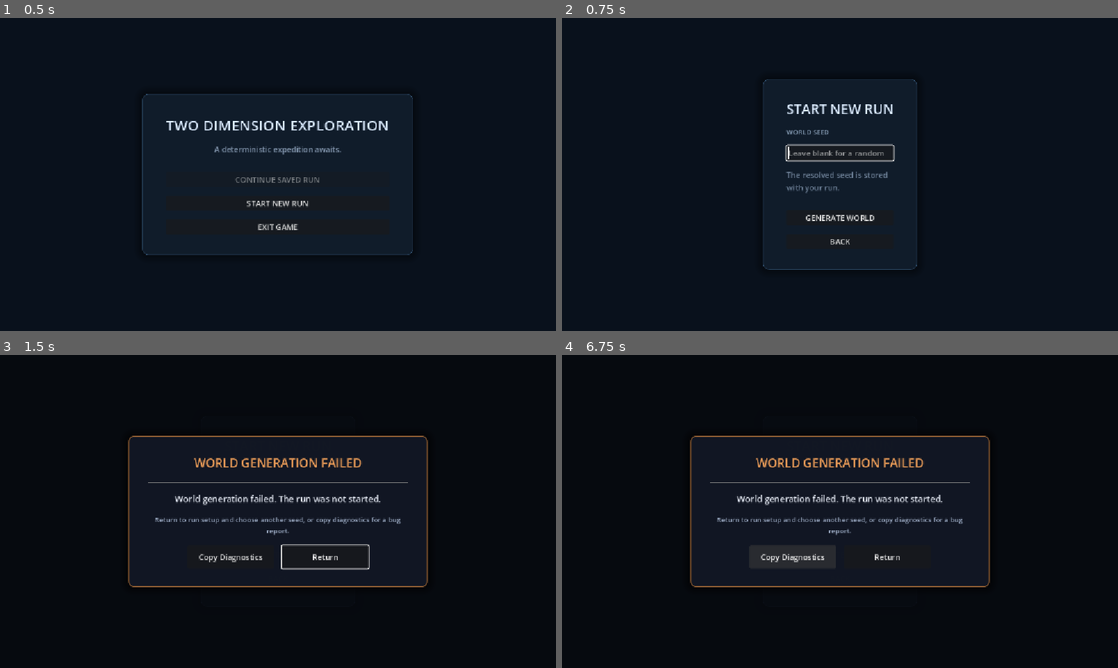
Above: before the commit, frames 1-4 (two rows, left to right).
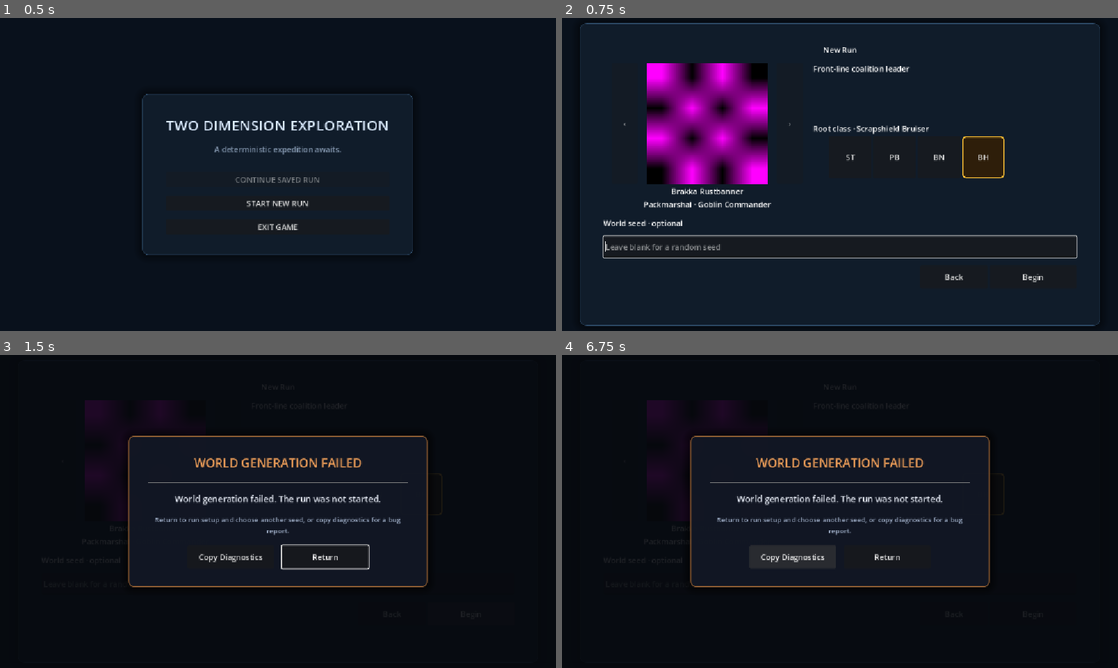
Above: after the commit, the same moments.

Repository: Poostaq/two-dimensional-experiment
Game: Godot game, scene res://Scenes/world_run_start.tscn
Same seed, same stepped clock (60 frames per second), same inputs: the game is played once before the commit and once after it. The engine's default icon, where the game draws it, is replaced by a stand-in: a white triangle on a blue panel in a dark square.
Inputs (mouse positions are in pixels of both pictures, inside the frame that each line leads up to):
- Up to frame 1 (0.5 s): no input
- Up to frame 2 (0.75 s): click "START NEW RUN" at 0.5 s
- Up to frame 3 (1.5 s): click "GENERATE WORLD" (after the commit: "Begin") at 1.25 s
- Up to frame 4 (6.75 s): click (851, 492) at 2 s, where only the run after the commit has a clickable "ST"; click "BACK" (after the commit: "Back") at 2.75 s; click (895, 492) at 3.5 s, where only the run after the commit has a clickable "PB"; click (940, 492) at 4.25 s, where only the run after the commit has a clickable "BN"; click (984, 492) at 5 s, where only the run after the commit has a clickable "BH"; click "GENERATE WORLD" (after the commit: "Begin") at 5.75 s; click "Copy Diagnostics" at 6.5 s

Frame 1 is identical in both runs. In frame 2, 14% of the frame differs, in the area x 3-97%, y 1-99%; in frame 3, 0.2%; in frame 4, 0.2%.

Commit message:
feat: add Brakka new-run selection screen

Diff:
--- a/Scenes/world_run_start.tscn
+++ b/Scenes/world_run_start.tscn
@@ -30,6 +30,20 @@
 shadow_color = Color(0, 0, 0, 0.4)
 shadow_size = 18
 
+[sub_resource type="GradientTexture2D" id="GradientTexture2D_fupo4"]
+
+[sub_resource type="StyleBoxFlat" id="StyleBoxFlat_slwwx"]
+bg_color = Color(0.18, 0.12, 0.04, 1)
+border_width_left = 3
+border_width_top = 3
+border_width_right = 3
+border_width_bottom = 3
+border_color = Color(0.95, 0.72, 0.2, 1)
+corner_radius_top_left = 8
+corner_radius_top_right = 8
+corner_radius_bottom_right = 8
+corner_radius_bottom_left = 8
+
 [sub_resource type="StyleBoxFlat" id="StyleBoxFlat_kfx8h"]
 bg_color = Color(0.09411765, 0.13333334, 0.19215687, 1)
 border_width_left = 1
@@ -143,46 +157,136 @@
 theme_override_constants/margin_bottom = 42
 
 [node name="NewRunContent" type="VBoxContainer" parent="NewRunCenter/NewRunScreen/NewRunMargin" unique_id=1809188953]
-layout_mode = 2
-theme_override_constants/separation = 18
-
-[node name="NewRunTitle" type="Label" parent="NewRunCenter/NewRunScreen/NewRunMargin/NewRunContent" unique_id=1830517438]
-layout_mode = 2
-theme_override_colors/font_color = Color(0.8627451, 0.9254902, 1, 1)
-theme_override_font_sizes/font_size = 28
-text = "START NEW RUN"
-horizontal_alignment = 1
-
-[node name="SeedLabel" type="Label" parent="NewRunCenter/NewRunScreen/NewRunMargin/NewRunContent" unique_id=629032007]
-layout_mode = 2
-theme_override_colors/font_color = Color(0.5647059, 0.654902, 0.7529412, 1)
-theme_override_font_sizes/font_size = 14
-text = "WORLD SEED"
-
-[node name="SeedInput" type="LineEdit" parent="NewRunCenter/NewRunScreen/NewRunMargin/NewRunContent" unique_id=766796348]
-unique_name_in_owner = true
-layout_mode = 2
-placeholder_text = "Leave blank for a random world"
-clear_button_enabled = true
-
-[node name="SeedHint" type="Label" parent="NewRunCenter/NewRunScreen/NewRunMargin/NewRunContent" unique_id=2091054211]
-layout_mode = 2
-theme_override_colors/font_color = Color(0.43529412, 0.50980395, 0.6, 1)
-text = "The resolved seed is stored with your run."
+custom_minimum_size = Vector2(980, 540)
+layout_mode = 2
+theme_override_constants/separation = 16
+
+[node name="NewRunTitle" type="Label" parent="NewRunCenter/NewRunScreen/NewRunMargin/NewRunContent" unique_id=433828123]
+layout_mode = 2
+text = "New Run"
+horizontal_alignment = 1
+
+[node name="CommanderColumns" type="HBoxContainer" parent="NewRunCenter/NewRunScreen/NewRunMargin/NewRunContent" unique_id=2063974457]
+layout_mode = 2
+
+[node name="CommanderPortraitColumn" type="VBoxContainer" parent="NewRunCenter/NewRunScreen/NewRunMargin/NewRunContent/CommanderColumns" unique_id=2146278562]
+custom_minimum_size = Vector2(430, 0)
+layout_mode = 2
+
+[node name="CommanderCarousel" type="HBoxContainer" parent="NewRunCenter/NewRunScreen/NewRunMargin/NewRunContent/CommanderColumns/CommanderPortraitColumn" unique_id=942283266]
+layout_mode = 2
+alignment = 1
+
+[node name="PreviousCommanderButton" type="Button" parent="NewRunCenter/NewRunScreen/NewRunMargin/NewRunContent/CommanderColumns/CommanderPortraitColumn/CommanderCarousel" unique_id=1780223611]
+unique_name_in_owner = true
+custom_minimum_size = Vector2(54, 250)
+layout_mode = 2
+disabled = true
+text = "‹"
+
+[node name="CommanderPortrait" type="TextureRect" parent="NewRunCenter/NewRunScreen/NewRunMargin/NewRunContent/CommanderColumns/CommanderPortraitColumn/CommanderCarousel" unique_id=1401115145]
+unique_name_in_owner = true
+custom_minimum_size = Vector2(280, 250)
+layout_mode = 2
+tooltip_text = "Brakka Rustbanner portrait placeholder"
+texture = SubResource("GradientTexture2D_fupo4")
+expand_mode = 1
+stretch_mode = 5
+
+[node name="NextCommanderButton" type="Button" parent="NewRunCenter/NewRunScreen/NewRunMargin/NewRunContent/CommanderColumns/CommanderPortraitColumn/CommanderCarousel" unique_id=2002342925]
+unique_name_in_owner = true
+custom_minimum_size = Vector2(54, 250)
+layout_mode = 2
+disabled = true
+text = "›"
+
+[node name="CommanderNameLabel" type="Label" parent="NewRunCenter/NewRunScreen/NewRunMargin/NewRunContent/CommanderColumns/CommanderPortraitColumn" unique_id=501923162]
+unique_name_in_owner = true
+layout_mode = 2
+text = "Brakka Rustbanner"
+horizontal_alignment = 1
+
+[node name="CommanderTitleLabel" type="Label" parent="NewRunCenter/NewRunScreen/NewRunMargin/NewRunContent/CommanderColumns/CommanderPortraitColumn" unique_id=478493061]
+unique_name_in_owner = true
+layout_mode = 2
+text = "Packmarshal · Goblin Commander"
+horizontal_alignment = 1
+
+[node name="CommanderDetailsColumn" type="VBoxContainer" parent="NewRunCenter/NewRunScreen/NewRunMargin/NewRunContent/CommanderColumns" unique_id=670965883]
+custom_minimum_size = Vector2(430, 0)
+layout_mode = 2
+
+[node name="CommanderSummaryLabel" type="Label" parent="NewRunCenter/NewRunScreen/NewRunMargin/NewRunContent/CommanderColumns/CommanderDetailsColumn" unique_id=2133025567]
+unique_name_in_owner = true
+custom_minimum_size = Vector2(430, 120)
+layout_mode = 2
+text = "Commander details"
 autowrap_mode = 2
 
-[node name="SeedSpacer" type="Control" parent="NewRunCenter/NewRunScreen/NewRunMargin/NewRunContent" unique_id=432435744]
-layout_mode = 2
-
-[node name="StartButton" type="Button" parent="NewRunCenter/NewRunScreen/NewRunMargin/NewRunContent" unique_id=22799963]
-unique_name_in_owner = true
-layout_mode = 2
-text = "GENERATE WORLD"
-
-[node name="BackButton" type="Button" parent="NewRunCenter/NewRunScreen/NewRunMargin/NewRunContent" unique_id=1691449921]
-unique_name_in_owner = true
-layout_mode = 2
-text = "BACK"
+[node name="CommanderRootClassLabel" type="Label" parent="NewRunCenter/NewRunScreen/NewRunMargin/NewRunContent/CommanderColumns/CommanderDetailsColumn" unique_id=174742041]
+unique_name_in_owner = true
+layout_mode = 2
+text = "Root class"
+autowrap_mode = 2
+
+[node name="CommanderSkills" type="HBoxContainer" parent="NewRunCenter/NewRunScreen/NewRunMargin/NewRunContent/CommanderColumns/CommanderDetailsColumn" unique_id=753514882]
+layout_mode = 2
+alignment = 1
+
+[node name="CommanderSkill0" type="Button" parent="NewRunCenter/NewRunScreen/NewRunMargin/NewRunContent/CommanderColumns/CommanderDetailsColumn/CommanderSkills" unique_id=2107590647]
+unique_name_in_owner = true
+custom_minimum_size = Vector2(88, 88)
+layout_mode = 2
+tooltip_text = "Shield Tap"
+text = "ST"
+
+[node name="CommanderSkill1" type="Button" parent="NewRunCenter/NewRunScreen/NewRunMargin/NewRunContent/CommanderColumns/CommanderDetailsColumn/CommanderSkills" unique_id=734834760]
+unique_name_in_owner = true
+custom_minimum_size = Vector2(88, 88)
+layout_mode = 2
+tooltip_text = "Pack Brace"
+text = "PB"
+
+[node name="CommanderSkill2" type="Button" parent="NewRunCenter/NewRunScreen/NewRunMargin/NewRunContent/CommanderColumns/CommanderDetailsColumn/CommanderSkills" unique_id=1763306320]
+unique_name_in_owner = true
+custom_minimum_size = Vector2(88, 88)
+layout_mode = 2
+tooltip_text = "Banner Nudge"
+text = "BN"
+
+[node name="CommanderSkill3" type="Button" parent="NewRunCenter/NewRunScreen/NewRunMargin/NewRunContent/CommanderColumns/CommanderDetailsColumn/CommanderSkills" unique_id=164937252]
+unique_name_in_owner = true
+custom_minimum_size = Vector2(88, 88)
+layout_mode = 2
+tooltip_text = "Banner Holder"
+theme_override_styles/normal = SubResource("StyleBoxFlat_slwwx")
+text = "BH"
+
+[node name="SeedLabel" type="Label" parent="NewRunCenter/NewRunScreen/NewRunMargin/NewRunContent" unique_id=896854935]
+layout_mode = 2
+text = "World seed · optional"
+
+[node name="SeedInput" type="LineEdit" parent="NewRunCenter/NewRunScreen/NewRunMargin/NewRunContent" unique_id=1924172961]
+unique_name_in_owner = true
+custom_minimum_size = Vector2(0, 44)
+layout_mode = 2
+placeholder_text = "Leave blank for a random seed"
+
+[node name="NewRunActions" type="HBoxContainer" parent="NewRunCenter/NewRunScreen/NewRunMargin/NewRunContent" unique_id=295002313]
+layout_mode = 2
+alignment = 2
+
+[node name="BackButton" type="Button" parent="NewRunCenter/NewRunScreen/NewRunMargin/NewRunContent/NewRunActions" unique_id=28331010]
+unique_name_in_owner = true
+custom_minimum_size = Vector2(140, 48)
+layout_mode = 2
+text = "Back"
+
+[node name="BeginButton" type="Button" parent="NewRunCenter/NewRunScreen/NewRunMargin/NewRunContent/NewRunActions" unique_id=512324735]
+unique_name_in_owner = true
+custom_minimum_size = Vector2(180, 48)
+layout_mode = 2
+text = "Begin"
 
 [node name="OverwriteDimmer" type="ColorRect" parent="." unique_id=1290756472]
 visible = false
--- a/Scripts/Run/world_production_launcher.gd
+++ b/Scripts/Run/world_production_launcher.gd
@@ -46,8 +46,21 @@
 @onready var _start_new_run_button: Button = %StartNewRunButton
 @onready var _exit_button: Button = %ExitButton
 @onready var _seed_input: LineEdit = %SeedInput
-@onready var _start_button: Button = %StartButton
+@onready var _begin_button: Button = %BeginButton
 @onready var _back_button: Button = %BackButton
+@onready var _previous_commander_button: Button = %PreviousCommanderButton
+@onready var _next_commander_button: Button = %NextCommanderButton
+@onready var _commander_portrait: TextureRect = %CommanderPortrait
+@onready var _commander_name_label: Label = %CommanderNameLabel
+@onready var _commander_title_label: Label = %CommanderTitleLabel
+@onready var _commander_summary_label: Label = %CommanderSummaryLabel
+@onready var _commander_root_class_label: Label = %CommanderRootClassLabel
+@onready var _commander_skill_buttons: Array[Button] = [
+    %CommanderSkill0,
+    %CommanderSkill1,
+    %CommanderSkill2,
+    %CommanderSkill3,
+]
 @onready var _overwrite_confirm_button: Button = %OverwriteConfirmButton
 @onready var _overwrite_cancel_button: Button = %OverwriteCancelButton
 @onready var _failure_host: Control = %FailureHost
@@ -76,8 +89,10 @@
     _continue_button.pressed.connect(on_continue_pressed)
     _start_new_run_button.pressed.connect(on_start_new_run_pressed)
     _exit_button.pressed.connect(on_exit_pressed)
-    _start_button.pressed.connect(on_start_pressed)
+    _begin_button.pressed.connect(on_start_pressed)
     _back_button.pressed.connect(on_back_pressed)
+    _previous_commander_button.pressed.connect(on_previous_commander_pressed)
+    _next_commander_button.pressed.connect(on_next_commander_pressed)
     _overwrite_confirm_button.pressed.connect(on_overwrite_confirm_pressed)
     _overwrite_cancel_button.pressed.connect(on_overwrite_cancel_pressed)
     screen_changed.connect(_show_screen)
@@ -85,6 +100,7 @@
     launch_failed.connect(_on_launch_failed)
     _show_screen(int(_screen))
     _refresh_continue_button()
+    _refresh_commander_ui()
 
 
 func _fit_to_viewport() -> void:
@@ -198,6 +214,20 @@
 
 func on_back_pressed() -> void:
     back_to_main()
+
+
+func on_previous_commander_pressed() -> void:
+    if not _can_cycle_commanders():
+        return
+    _selected_commander_index = wrapi(_selected_commander_index - 1, 0, _commander_ids.size())
+    _refresh_commander_ui()
+
+
+func on_next_commander_pressed() -> void:
+    if not _can_cycle_commanders():
+        return
+    _selected_commander_index = wrapi(_selected_commander_index + 1, 0, _commander_ids.size())
+    _refresh_commander_ui()
 
 
 func on_overwrite_confirm_pressed() -> void:
@@ -249,7 +279,48 @@
     if screen == int(Screen.MAIN):
         _refresh_continue_button()
     elif screen == int(Screen.NEW_RUN):
+        _refresh_commander_ui()
         _seed_input.grab_focus()
+
+
+func _refresh_commander_ui() -> void:
+    if not is_node_ready():
+        return
+    var can_cycle: bool = _can_cycle_commanders()
+    _previous_commander_button.disabled = not can_cycle
+    _next_commander_button.disabled = not can_cycle
+    var presentation: Dictionary = GoblinCommanderCatalog.get_presentation(_selected_commander_id())
+    var valid: bool = not presentation.is_empty()
+    _begin_button.disabled = not valid
+    if not valid:
+        _commander_name_label.text = "Commander unavailable"
+        _commander_title_label.text = ""
+        _commander_summary_label.text = ""
+        _commander_root_class_label.text = ""
+        return
+    _commander_name_label.text = String(presentation.get("display_name", ""))
+    _commander_title_label.text = String(presentation.get("title", ""))
+    _commander_summary_label.text = String(presentation.get("summary", ""))
+    _commander_root_class_label.text = "Root class · %s" % String(
+        presentation.get("root_class_name", "")
+    )
+    _commander_portrait.tooltip_text = String(presentation.get("portrait_label", ""))
+    var skills: Array = presentation.get("skills", [])
+    var abbreviations: Array[String] = ["ST", "PB", "BN", "BH"]
+    for index: int in _commander_skill_buttons.size():
+        var button: Button = _commander_skill_buttons[index]
+        button.text = abbreviations[index]
+        button.disabled = index >= skills.size()
+        if index >= skills.size():
+            button.tooltip_text = ""
+            continue
+        var skill := skills[index] as CharacterSkill
+        button.tooltip_text = "%s\n%s\n%s\n%s" % [
+            skill.display_name,
+            skill.cooldown_text,
+            skill.effect_text,
+            skill.targeting_text,
+        ]
 
 
 func _refresh_continue_button() -> void:
--- a/Tests/UI/test_world_run_start_scene.gd
+++ b/Tests/UI/test_world_run_start_scene.gd
@@ -7,7 +7,18 @@
     &"StartNewRunButton",
     &"ExitButton",
     &"SeedInput",
-    &"StartButton",
+    &"CommanderPortrait",
+    &"PreviousCommanderButton",
+    &"NextCommanderButton",
+    &"CommanderNameLabel",
+    &"CommanderTitleLabel",
+    &"CommanderSummaryLabel",
+    &"CommanderRootClassLabel",
+    &"CommanderSkill0",
+    &"CommanderSkill1",
+    &"CommanderSkill2",
+    &"CommanderSkill3",
+    &"BeginButton",
     &"BackButton",
     &"OverwriteConfirmButton",
     &"OverwriteCancelButton",
@@ -33,9 +44,12 @@
     if not is_instance_valid(launcher):
         _finish()
         return
+    var all_required_nodes_exist: bool = true
     for node_name: StringName in REQUIRED_UNIQUE_NODES:
         var node := launcher.get_node_or_null(NodePath("%" + String(node_name)))
-        _expect(is_instance_valid(node), "unique node %s exists" % node_name)
+        var exists: bool = is_instance_valid(node)
+        all_required_nodes_exist = all_required_nodes_exist and exists
+        _expect(exists, "unique node %s exists" % node_name)
     var main_screen := launcher.get_node_or_null("%MainScreen") as Control
     var new_run_screen := launcher.get_node_or_null("%NewRunScreen") as Control
     var overwrite_screen := launcher.get_node_or_null("%OverwriteScreen") as Control
@@ -71,7 +85,39 @@
         and failure_host.mouse_filter == Control.MOUSE_FILTER_IGNORE,
         "empty failure host does not intercept launcher input"
     )
-    launcher.free()
+    if not all_required_nodes_exist:
+        launcher.free()
+        _finish()
+        return
+    root.add_child(launcher)
+    await process_frame
+    launcher.call("open_new_run")
+    await process_frame
+    var previous := launcher.get_node("%PreviousCommanderButton") as Button
+    var next := launcher.get_node("%NextCommanderButton") as Button
+    var portrait := launcher.get_node("%CommanderPortrait") as TextureRect
+    var seed := launcher.get_node("%SeedInput") as LineEdit
+    var begin := launcher.get_node("%BeginButton") as Button
+    _expect(previous.disabled and next.disabled, "single-entry carousel arrows are disabled")
+    _expect(portrait.texture != null, "portrait uses an embedded placeholder texture")
+    _expect(begin.text == "Begin", "final action is Begin")
+    _expect(seed.global_position.y < begin.global_position.y, "seed input precedes Begin in setup flow")
+    var expected_texts: Array[String] = ["ST", "PB", "BN", "BH"]
+    for index: int in expected_texts.size():
+        var button := launcher.get_node(NodePath("%CommanderSkill" + str(index))) as Button
+        _expect(button.text == expected_texts[index], "skill square %d uses expected abbreviation" % index)
+        _expect(button.focus_mode == Control.FOCUS_ALL, "skill square %d is keyboard focusable" % index)
+        _expect(not button.tooltip_text.is_empty(), "skill square %d has authoritative tooltip" % index)
+        button.grab_focus()
+        _expect(root.gui_get_focus_owner() == button, "skill square %d accepts keyboard focus" % index)
+    var passive := launcher.get_node("%CommanderSkill3") as Button
+    _expect(passive.has_theme_stylebox_override("normal"), "Banner Holder has distinct passive styling")
+    var selected_before: StringName = launcher.call("get_selected_commander_id")
+    previous.emit_signal("pressed")
+    next.emit_signal("pressed")
+    _expect(launcher.call("get_selected_commander_id") == selected_before, "disabled arrows do not change selection")
+    launcher.queue_free()
+    await process_frame
     _finish()
 
 
